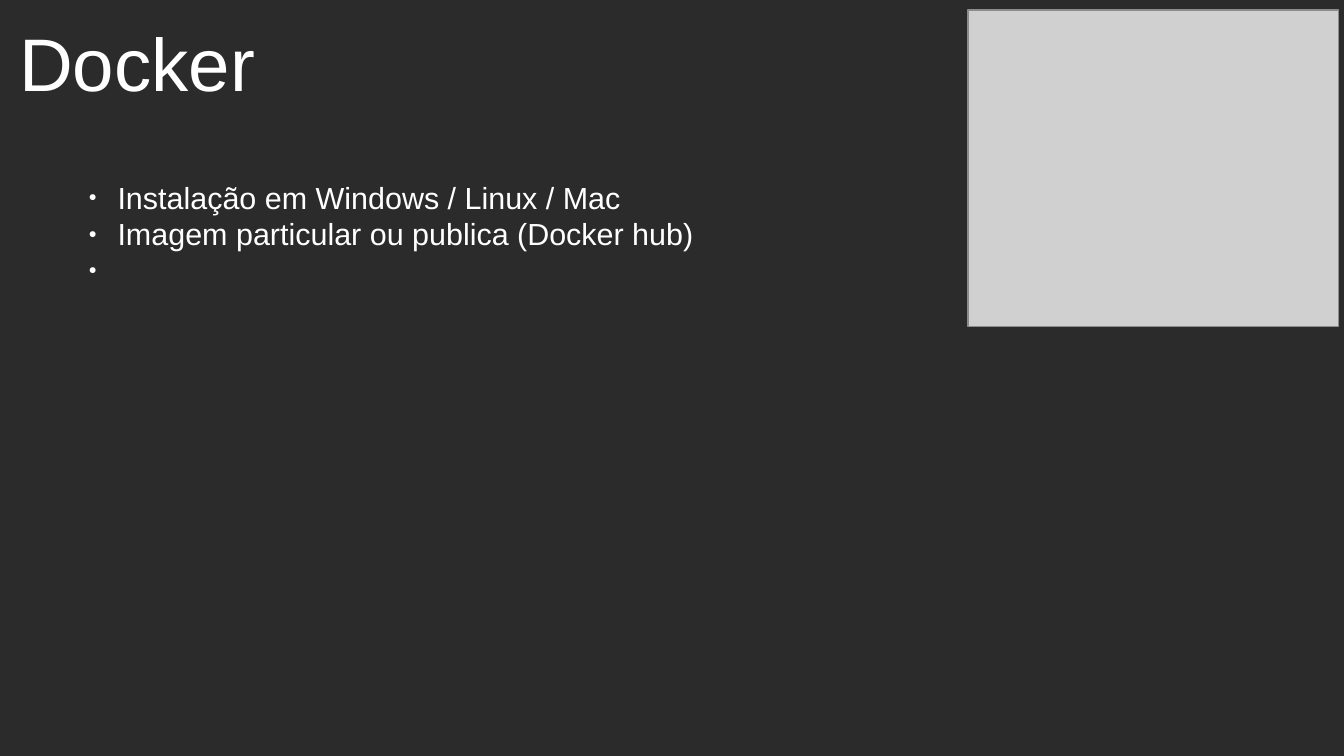
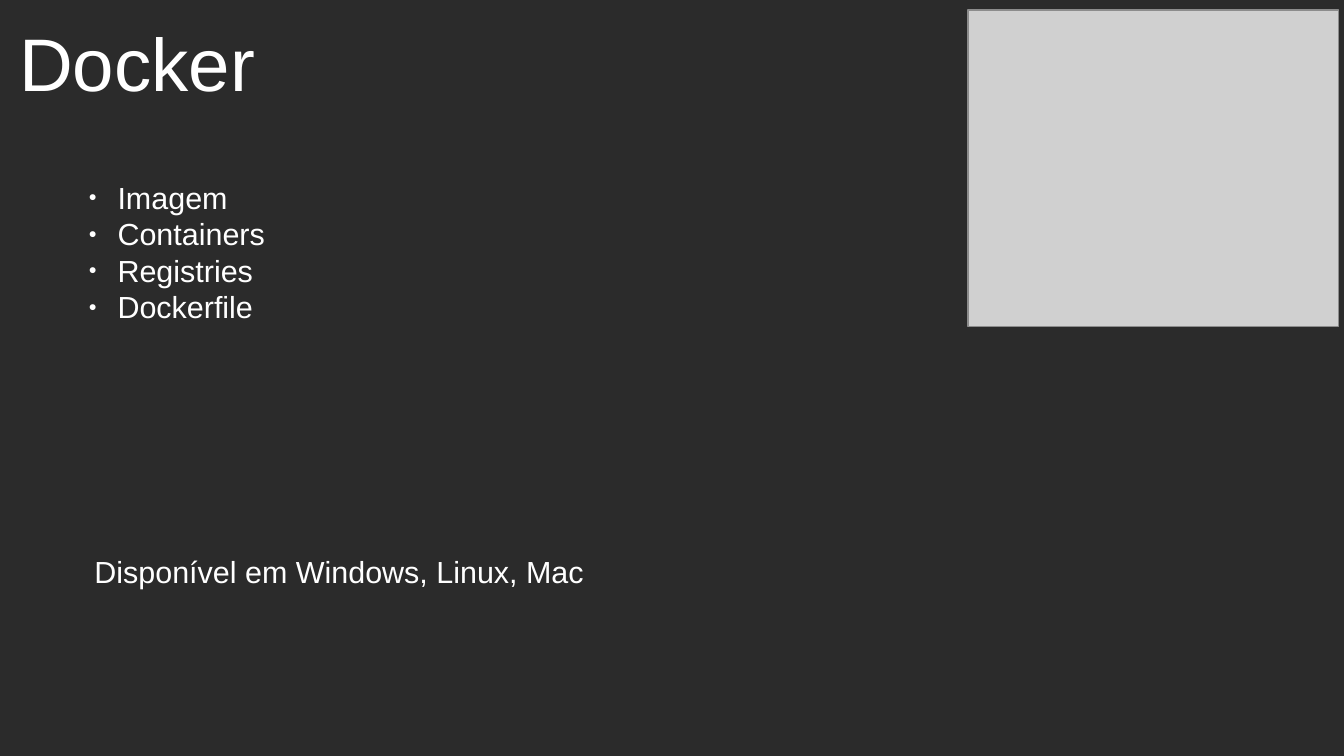
Before and after one commit to celsonery/kubernetes-docs, a slide deck: slide 6 of apresentacao_docker_kubernetes/apresentacao.odp (slide 5 before the commit). Drawn at 1344x756 pixels with LibreOffice and Linux fonts; fonts in the diff are those of the drawing; grey boxes stand for pictures; background and template pictures are left out; a plain dark background stands for a picture behind light text. Boxes give left, top, right and bottom in pixels: in the first picture for what was removed or moved away, otherwise in the second. Text is boxed around its words. In the diff, an @@ line names an element or a change of style, - is before the commit and + after.

```diff
--- a/apresentacao_docker_kubernetes/apresentacao.odp
+++ b/apresentacao_docker_kubernetes/apresentacao.odp
@@ text removed at <box>118,187,693,251</box> @@
-● Instalação em Windows / Linux / Mac
-● Imagem particular ou publica (Docker hub)
@@ text added at <box>118,188,265,319</box>, 18 pt, text #FFFFFF @@
+● Imagem
+● Containers
+● Registries
+● Dockerfile
@@ text added at <box>94,560,584,589</box>, 18 pt, text #FFFFFF @@
+Disponível em Windows, Linux, Mac
```
Also in this commit, not shown: 2 other slides changed, 6 slides added, 3 slides removed, 6 other files.
